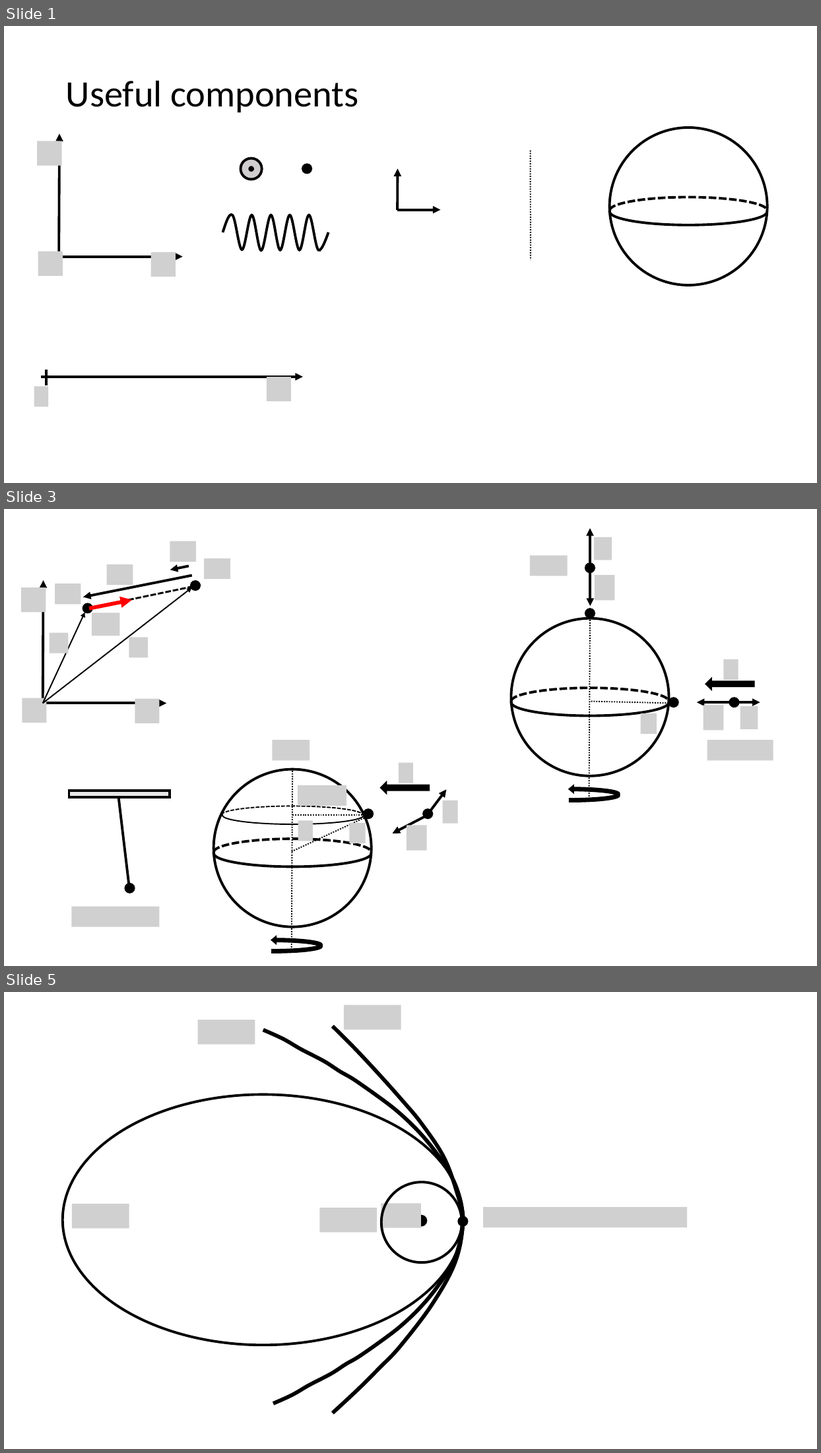
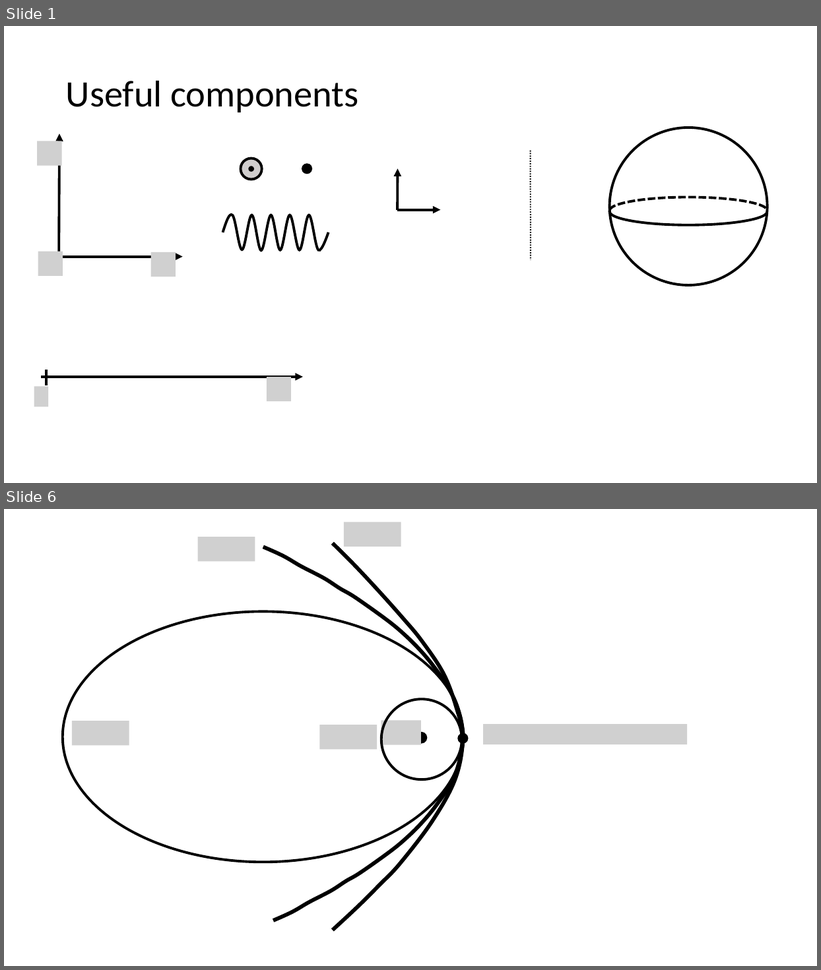
Before and after one commit to OSTP/PhysicsArtofModelling, a slide deck: tex/figures/Gravity/Figures.pptx. Shown one above the other, each under a label of ours: slides 1, 3 and 5 before the commit, slides 1 and 6 after it; the slides between them are not shown. The pictures are 821x1453 and 821x970 pixels, drawn with LibreOffice and Linux fonts; fonts in the diff are those of the drawing; grey boxes stand for pictures; background and template pictures are left out. Boxes give left, top, right and bottom in pixels: in the first picture for what was removed or moved away, otherwise in the second. Text is boxed around its words. In the diff, an @@ line names an element or a change of style, - is before the commit and + after.

```diff
--- a/tex/figures/Gravity/Figures.pptx
+++ b/tex/figures/Gravity/Figures.pptx
@@ slide 3 removed at bbox=[4, 509, 817, 966], background #FFFFFF @@
@@ group removed at bbox=[21, 541, 230, 723]: 10 pictures, 7 arrows, 2 ellipses, 1 line @@
@@ group removed at bbox=[512, 529, 773, 803]: 8 pictures, 5 ellipses, 4 arrows, 2 lines, 2 arc (boxed as its full ellipse)s, 1 curved left arrow, 1 right arrow @@
@@ group removed at bbox=[69, 740, 458, 954]: 8 pictures, 4 ellipses, 4 arc (boxed as its full ellipse)s, 4 lines, 2 arrows, 1 curved left arrow, 1 right arrow, 1 rectangle @@
@@ what was slide 5 is now slide 6 @@
```
Also in this commit, not shown: 1 slide changed, 5 slides added, 1 other slide removed.
